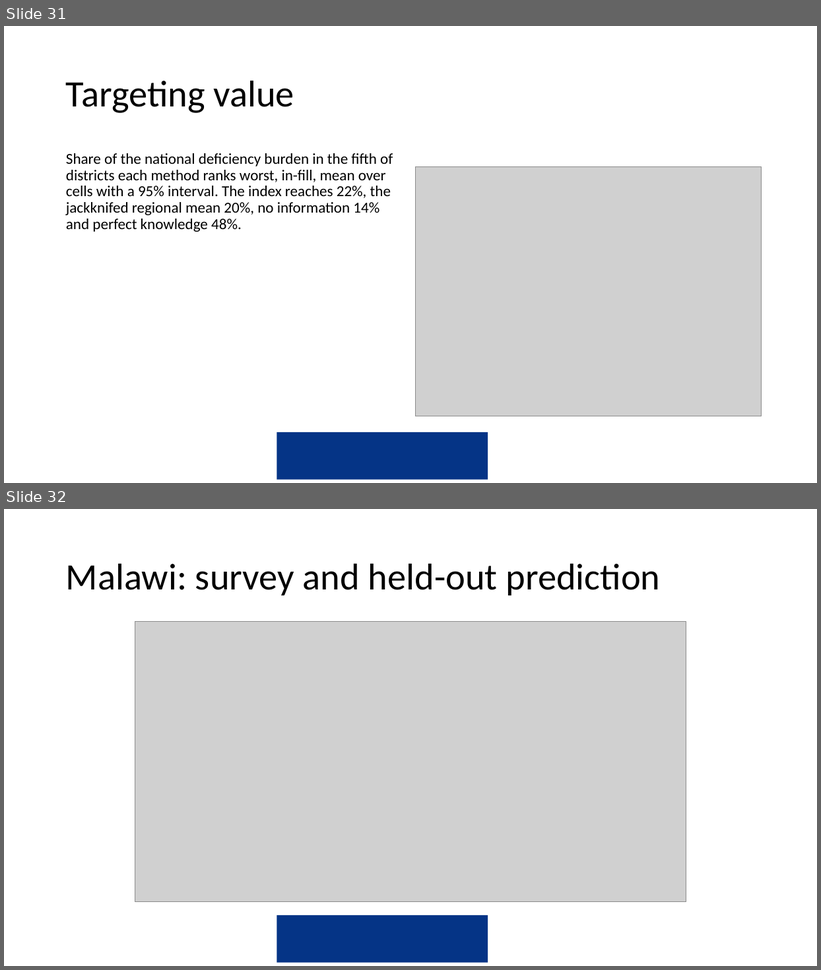
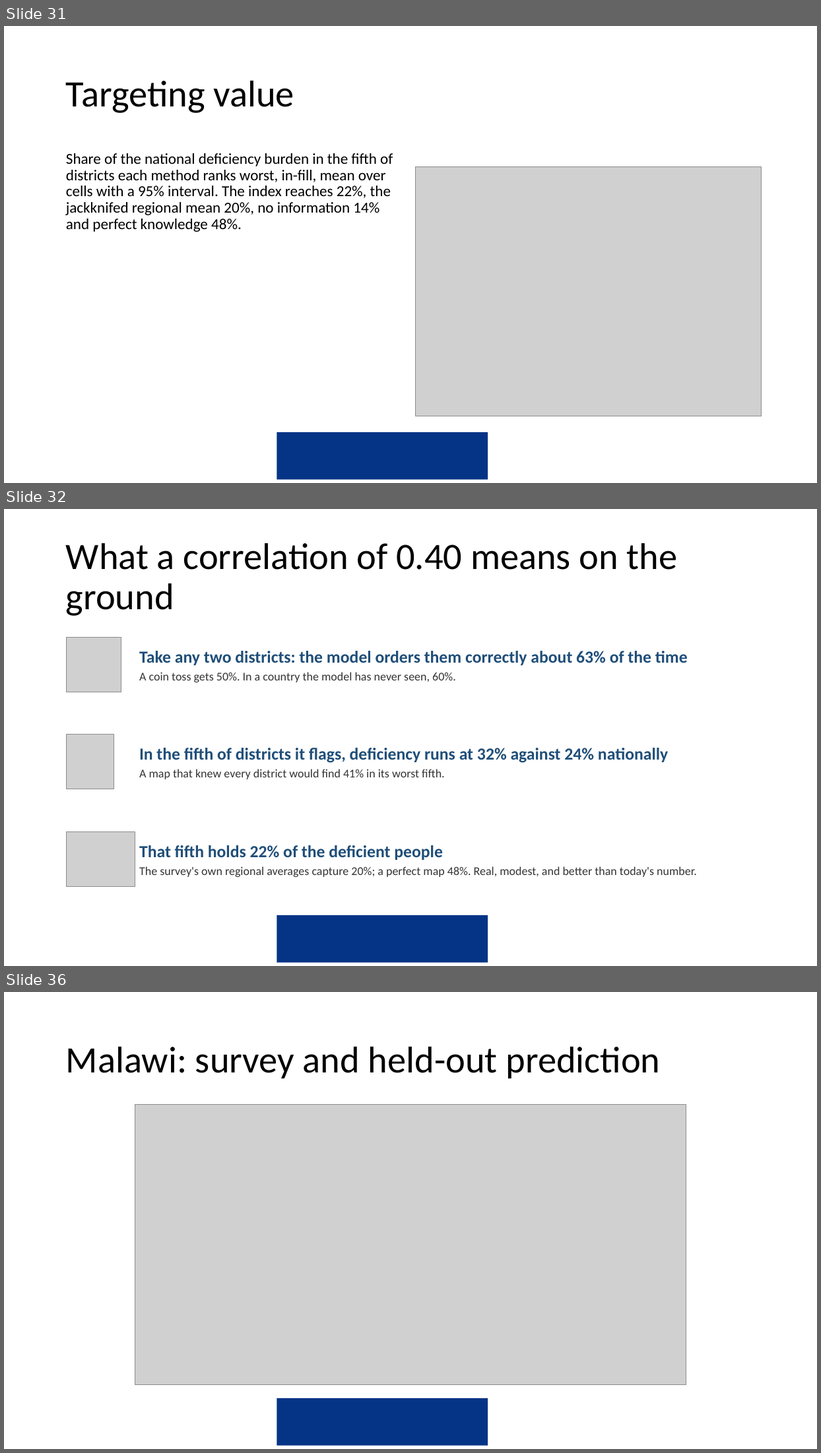
Before and after one commit to amertens/mn-prediction, a slide deck: docs/slides/MN-proxy-full-talk-2026-09.pptx. Shown one above the other, each under a label of ours: slides 31 and 32 before the commit, slides 31, 32 and 36 after it; the slides between them are not shown. The pictures are 821x970 and 821x1453 pixels, drawn with LibreOffice and Linux fonts; fonts in the diff are those of the drawing; grey boxes stand for pictures; background and template pictures are left out. Boxes give left, top, right and bottom in pixels: in the first picture for what was removed or moved away, otherwise in the second. Text is boxed around its words. In the diff, an @@ line names an element or a change of style, - is before the commit and + after.

```diff
--- a/docs/slides/MN-proxy-full-talk-2026-09.pptx
+++ b/docs/slides/MN-proxy-full-talk-2026-09.pptx
@@ slide 32 added at [4, 509, 817, 966], background #FFFFFF; not listed: 1 template element that a slide beside it also shows @@
@@ title added at [66, 543, 678, 616], 44 pt, text #000000 @@
+What a correlation of 0.40 means on the ground
@@ picture added at [66, 637, 121, 692] @@
@@ text added at [139, 651, 688, 683], 20 pt, text #1F4E79, bold @@
+Take any two districts: the model orders them correctly about 63% of the time
+A coin toss gets 50%. In a country the model has never seen, 60%.
@@ picture added at [66, 735, 114, 789] @@
@@ text added at [139, 748, 668, 780], 20 pt, text #1F4E79, bold @@
+In the fifth of districts it flags, deficiency runs at 32% against 24% nationally
+A map that knew every district would find 41% in its worst fifth.
@@ picture added at [66, 832, 135, 887] @@
@@ text added at [139, 846, 697, 877], 14 pt, text #333333 @@
+That fifth holds 22% of the deficient people
+The survey's own regional averages capture 20%; a perfect map 48%. Real, modest, and better than today's number.
@@ what was slide 32 is now slide 36 @@
```
Also in this commit, not shown: 1 slide changed, 3 other slides added, 36 other files.
